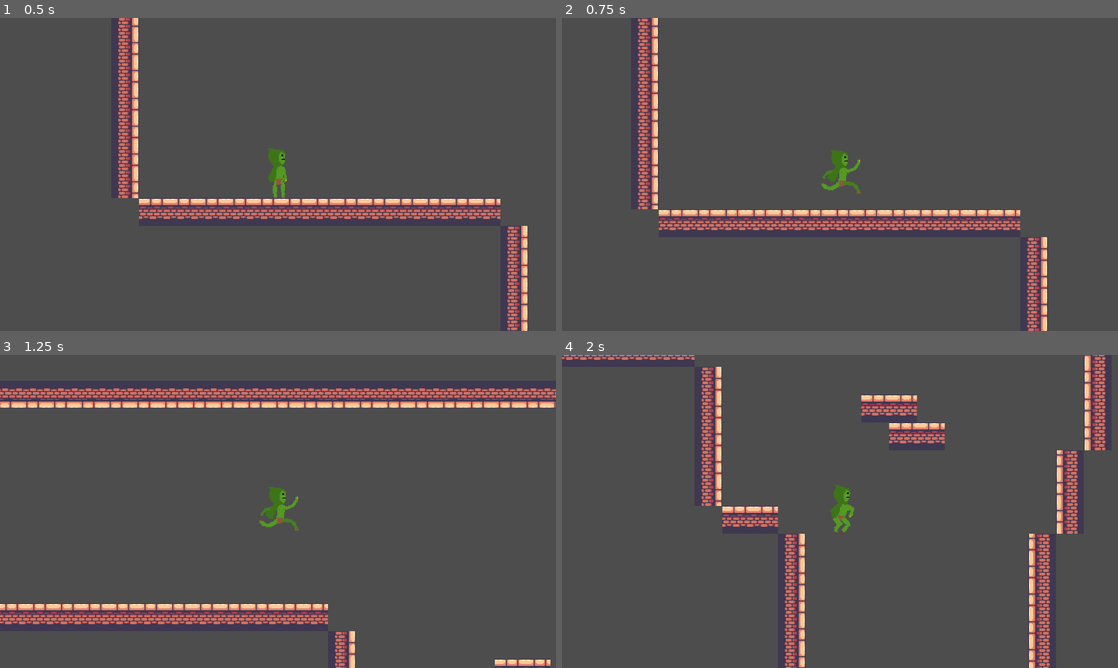
Above: before the commit, frames 1-4 (two rows, left to right).
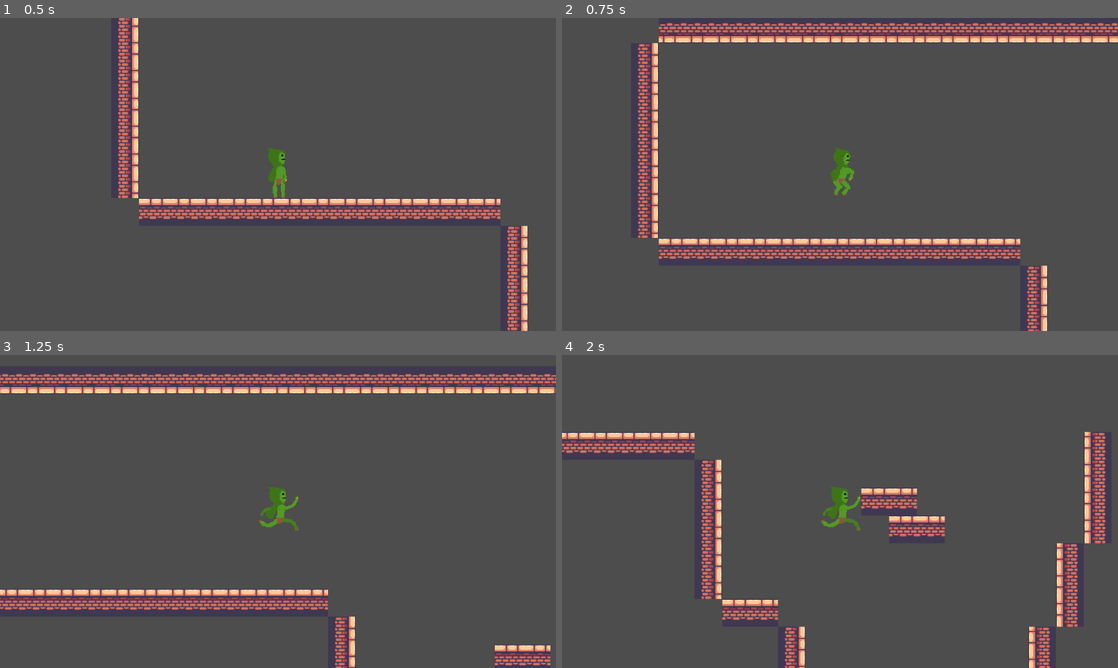
Above: after the commit, the same moments.

Repository: ryschneider/Grapple-Goblin
Game: Godot game, scene res://objects/Level1.tscn
Two runs of this game, one before a commit and one after it. Both use one fixed random seed, a clock stepped at 60 frames per second and the inputs below.
Inputs (mouse positions are in pixels of both pictures, inside the frame that each line leads up to):
- Up to frame 1 (0.5 s): no input
- Up to frame 2 (0.75 s): tap Enter at 0.5 s; move the mouse to (962, 158) at 0.52 s; hold D (move_right) from 0.53 s (still down); tap Space (jump) at 0.6 s
- Up to frame 3 (1.25 s): keep holding D (move_right); tap Space (jump) at 0.77, 1.07 s
- Up to frame 4 (2 s): keep holding D (move_right); move the mouse to (728, 527) at 1.27 s; click (728, 527) at 1.35 s; tap Space (jump) at 1.52, 1.55, 1.82 s

Frame 1 is identical in both runs. In frame 2, 11% of the frame differs, in the area x 13-100%, y 0-100%; in frame 3, 13%, in the area x 0-100%, y 6-100%; in frame 4, 12%.

Commit message:
no more crouch jump

Diff:
--- a/objects/Player.tscn
+++ b/objects/Player.tscn
@@ -74,7 +74,7 @@
 sprite_frames = SubResource("SpriteFrames_18tvg")
 animation = &"Jump"
 autoplay = "Jump"
-frame_progress = 0.630887
+frame_progress = 0.649549
 
 [node name="Camera2D" type="Camera2D" parent="Player"]
 zoom = Vector2(2, 2)
--- a/objects/Screen1.tscn
+++ b/objects/Screen1.tscn
@@ -1,8 +1,42 @@
-[gd_scene load_steps=3 format=3 uid="uid://bhsjfpa1k5plq"]
+[gd_scene load_steps=5 format=3 uid="uid://bhsjfpa1k5plq"]
 
+[ext_resource type="Texture2D" uid="uid://hlxvxsygqxx6" path="res://assets/Level/Tiles/firetilesv1-Sheet.png" id="2_knw50"]
 [ext_resource type="PackedScene" uid="uid://cdrym56evtx8a" path="res://objects/Player.tscn" id="2_sh5py"]
 
+[sub_resource type="TileSetAtlasSource" id="TileSetAtlasSource_qwmsy"]
+texture = ExtResource("2_knw50")
+0:0/0 = 0
+0:0/0/physics_layer_0/linear_velocity = Vector2(0, 0)
+0:0/0/physics_layer_0/angular_velocity = 0.0
+1:0/0 = 0
+1:0/0/physics_layer_0/linear_velocity = Vector2(0, 0)
+1:0/0/physics_layer_0/angular_velocity = 0.0
+2:0/0 = 0
+2:0/0/physics_layer_0/linear_velocity = Vector2(0, 0)
+2:0/0/physics_layer_0/angular_velocity = 0.0
+0:1/0 = 0
+0:1/0/physics_layer_0/linear_velocity = Vector2(0, 0)
+0:1/0/physics_layer_0/angular_velocity = 0.0
+1:1/0 = 0
+1:1/0/physics_layer_0/linear_velocity = Vector2(0, 0)
+1:1/0/physics_layer_0/angular_velocity = 0.0
+2:1/0 = 0
+2:1/0/physics_layer_0/linear_velocity = Vector2(0, 0)
+2:1/0/physics_layer_0/angular_velocity = 0.0
+0:2/0 = 0
+0:2/0/physics_layer_0/linear_velocity = Vector2(0, 0)
+0:2/0/physics_layer_0/angular_velocity = 0.0
+1:2/0 = 0
+1:2/0/physics_layer_0/linear_velocity = Vector2(0, 0)
+1:2/0/physics_layer_0/angular_velocity = 0.0
+2:2/0 = 0
+2:2/0/physics_layer_0/linear_velocity = Vector2(0, 0)
+2:2/0/physics_layer_0/angular_velocity = 0.0
+
 [sub_resource type="TileSet" id="TileSet_af05n"]
+physics_layer_0/collision_layer = 3
+physics_layer_0/collision_mask = 3
+sources/0 = SubResource("TileSetAtlasSource_qwmsy")
 
 [node name="Screen1" type="Node2D"]
 
--- a/scripts/Player.gd
+++ b/scripts/Player.gd
@@ -18,9 +18,6 @@
 
 @onready var Hook = get_node("../Hook")
 
-const CROUCH_FRAMES = 6
-var crouchFrame = 0
-var jumping = false
 func _physics_process(delta):
 	if not is_on_floor():
 		momentumVel.y += GRAVITY * delta
@@ -32,24 +29,14 @@
 	elif Input.is_action_just_released("grapple"):
 		Hook.destroy()
 
-	if Input.is_action_just_pressed("jump") and not jumping:
+	if Input.is_action_just_pressed("jump"):
 		if is_on_floor():
-			jumping = true
-			crouchFrame = 0
+			momentumVel.y += FLOOR_JUMP
 		elif Hook.isHooked:
 			momentumVel.y += GRAPPLE_JUMP
 			Hook.destroy()
 
 	var direction = Input.get_axis("move_left", "move_right")
-
-#	if direction != 0:
-#		if is_on_floor() and (not Input.is_action_just_pressed("jump")):
-#			$AnimatedSprite2D.play("Run")
-#	else:
-#		if is_on_floor():
-#			$AnimatedSprite2D.play("Idle")
-#	if Input.is_action_just_pressed("jump"):
-#		$AnimatedSprite2D.frame = 0
 
 	# movement
 	if direction != 0:
@@ -80,12 +67,6 @@
 		else:
 			momentumVel.x += dx
 
-#		var velChange = momentumVel.x
-#		momentumVel.x = lerp(momentumVel.x, 0.0, friction)
-#		velChange = momentumVel.x - velChange
-#		if velChange < 1:
-#			moveVel.x = lerp(moveVel.x, 0.0, friction)
-
 	moveVel = Hook.apply(moveVel)
 	momentumVel = Hook.apply(momentumVel)
 	if is_on_ceiling() or (is_on_floor() and not Input.is_action_just_pressed("jump")):
@@ -93,22 +74,12 @@
 		momentumVel.y = 0
 
 	# animation stuff
-	if jumping:
+	if not is_on_floor():
 		$AnimatedSprite2D.play("Jump")
-		if crouchFrame >= CROUCH_FRAMES:
-			momentumVel.y += FLOOR_JUMP
-			$AnimatedSprite2D.frame = 1
-			jumping = false
-		else:
-			$AnimatedSprite2D.frame = 0
-			crouchFrame += 1
+	elif direction != 0:
+		$AnimatedSprite2D.play("Run")
 	else:
-		if not is_on_floor():
-			$AnimatedSprite2D.play("Jump")
-		elif direction != 0:
-			$AnimatedSprite2D.play("Run")
-		else:
-			$AnimatedSprite2D.play("Idle")
+		$AnimatedSprite2D.play("Idle")
 
 	# combine velocities
 	var moveDir = moveVel.normalized()
Binary file added: assets/Level/Goblin/Goblin-jumpstart.png
Not shown, added: assets/Level/Goblin/Goblin-jumpstart.png.import
Binary file added: assets/Level/New Assets not in game yet/pixil-frame-0 (1).png
Not shown, added: assets/Level/New Assets not in game yet/pixil-frame-0 (1).png.import
Binary file added: assets/Level/Other/logo.png
Not shown, added: assets/Level/Other/logo.png.import
Binary file added: assets/Level/Tiles/deadtree.png
Not shown, added: assets/Level/Tiles/deadtree.png.import
Binary file added: assets/Level/Tiles/fireboulder.png
Not shown, added: assets/Level/Tiles/fireboulder.png.import
Binary file added: assets/Level/Tiles/firefence.png
Not shown, added: assets/Level/Tiles/firefence.png.import
(and 15 more such lines)
